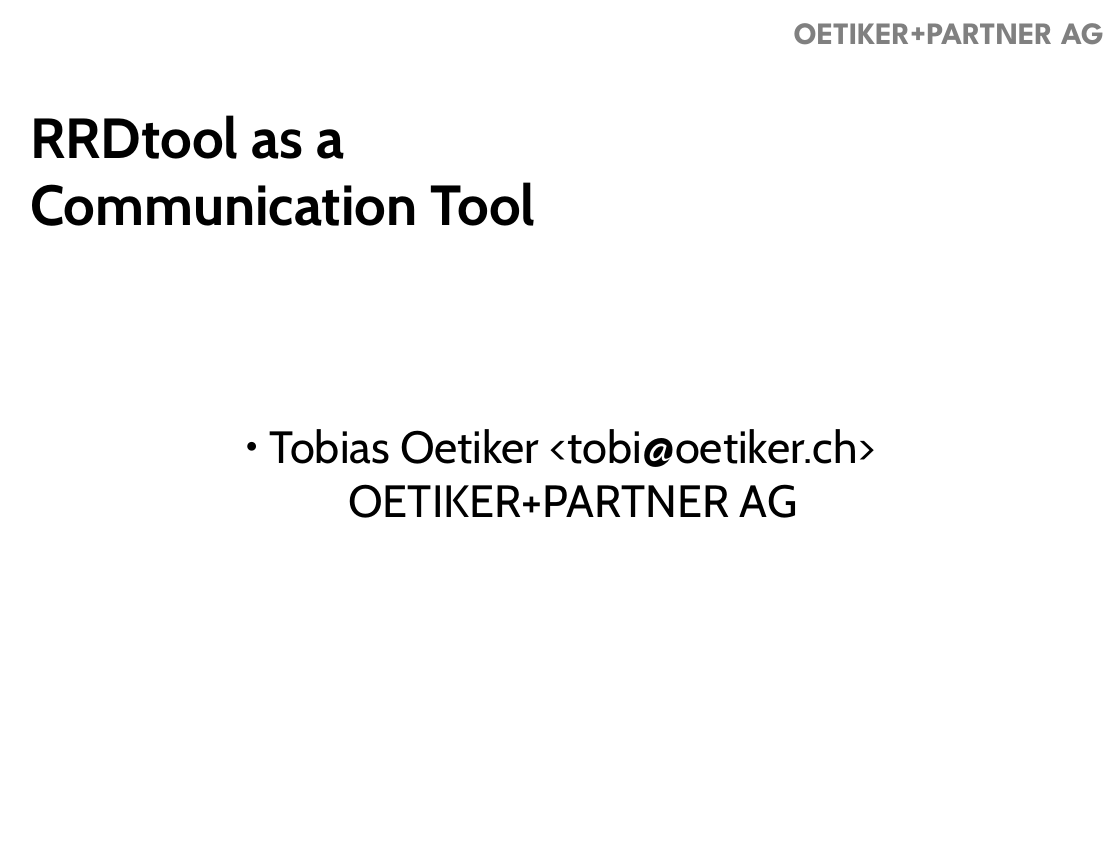
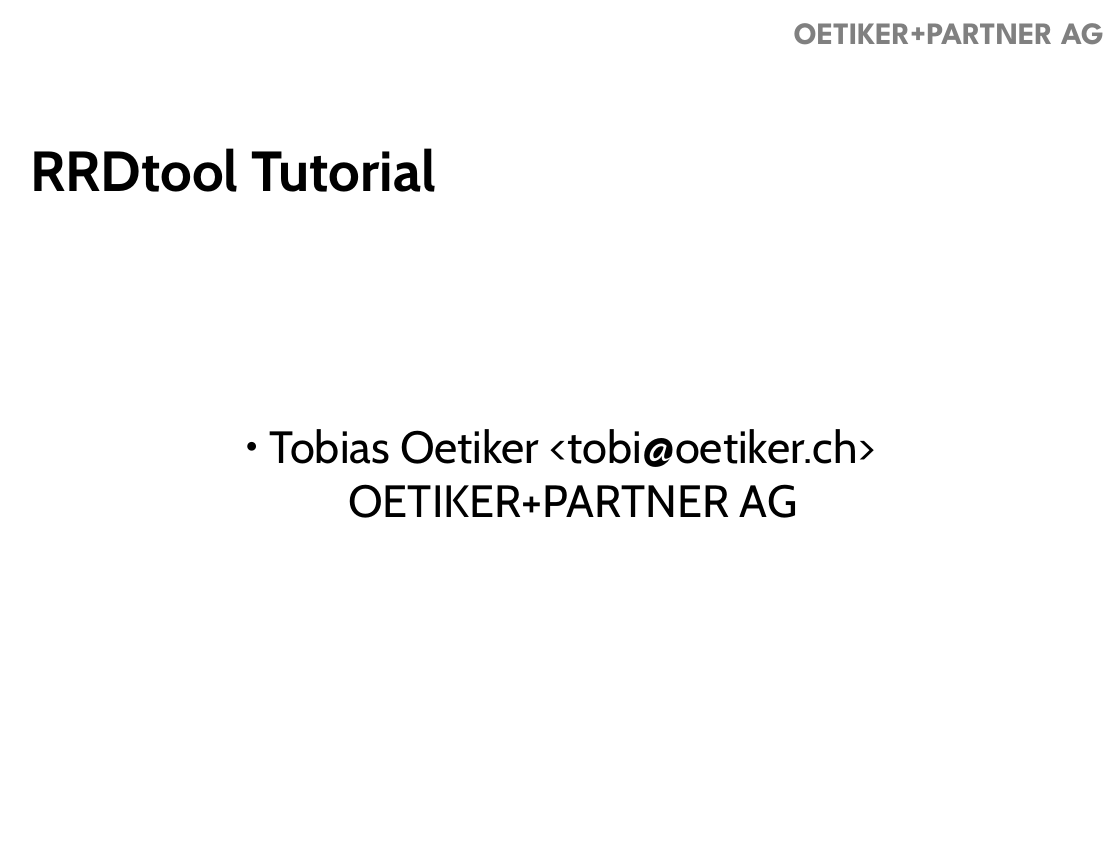
Before and after one commit to Distrotech/rrdtool, a slide deck: slide 1 of tutorial/htwchur/m7am.odp. Drawn at 1120x841 pixels with LibreOffice and Linux fonts; fonts in the diff are those of the drawing. Boxes give left, top, right and bottom in pixels: in the first picture for what was removed or moved away, otherwise in the second. Text is boxed around its words. In the diff, an @@ line names an element or a change of style, - is before the commit and + after.

```diff
--- a/tutorial/htwchur/m7am.odp
+++ b/tutorial/htwchur/m7am.odp
@@ title at box(30, 148, 436, 192): text changed @@
-RRDtool as a
-Communication Tool
+RRDtool Tutorial
```
Also in this commit, not shown: 1 slide removed, 2 other files.
